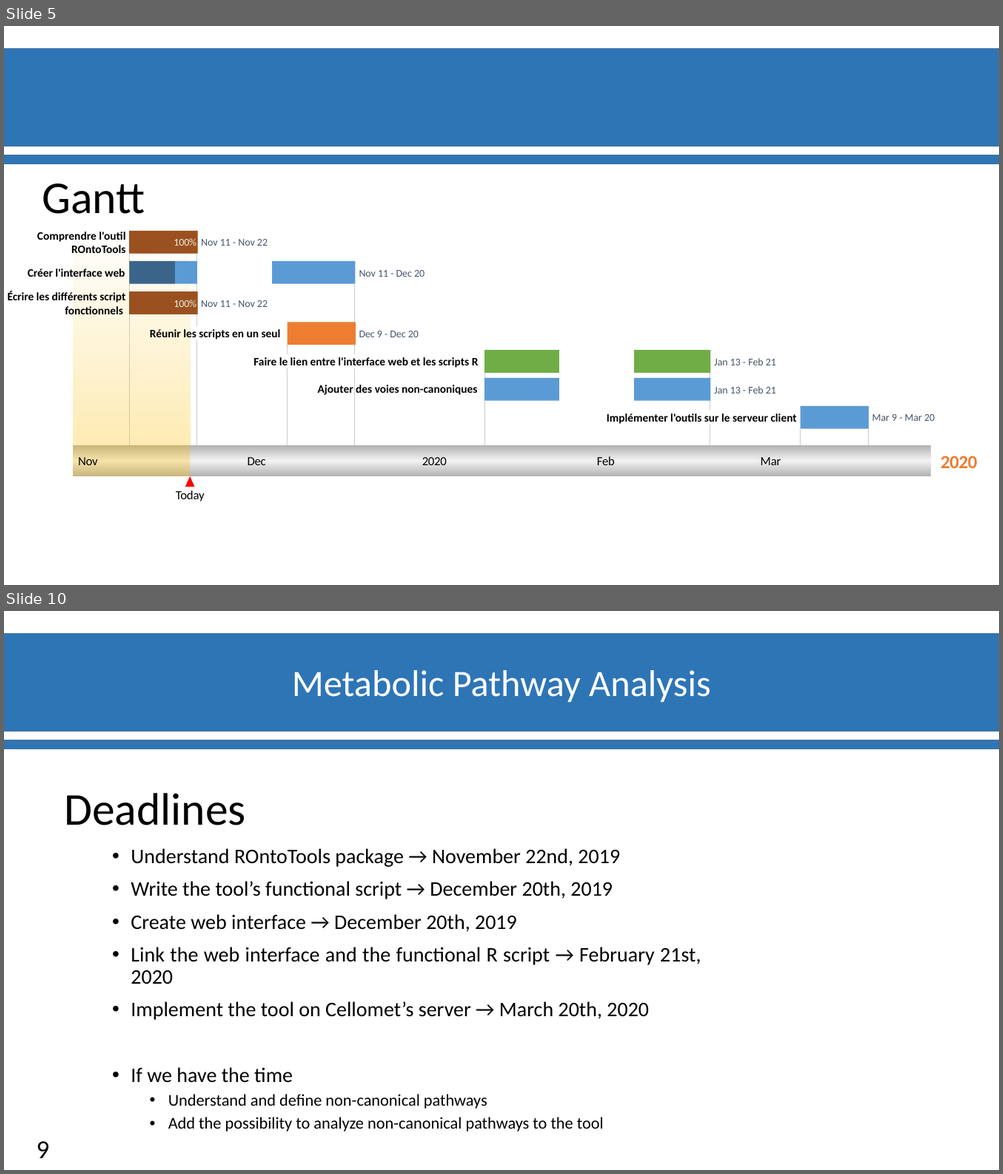
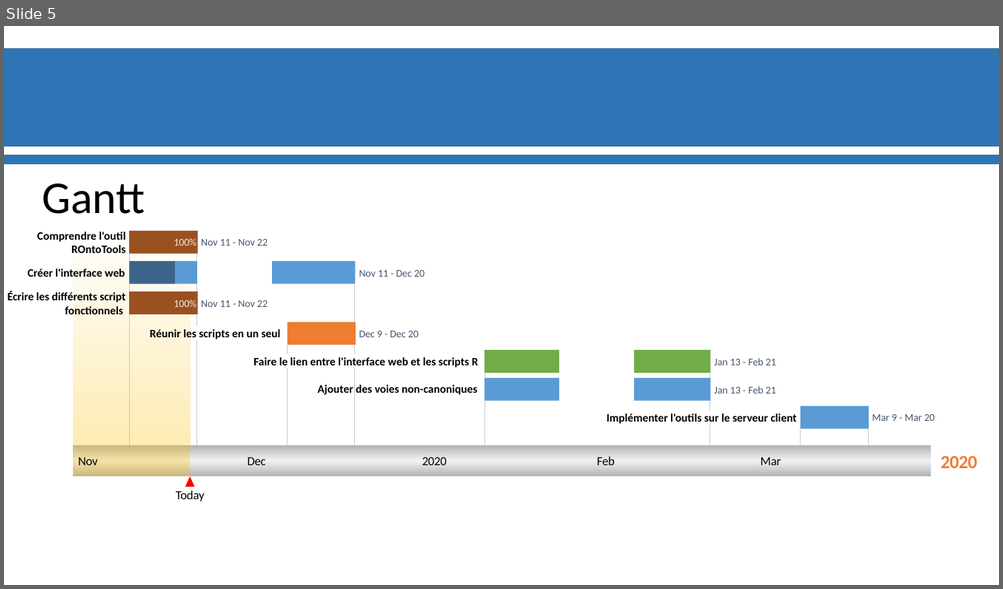
Before and after one commit to materrien/Projet-INSERM, a slide deck: Diapos_Suivit_projet.pptx. Shown one above the other, each under a label of ours: slides 5 and 10 before the commit, slide 5 after it; the slides between them are not shown. The pictures are 1003x1174 and 1003x589 pixels, drawn with LibreOffice and Linux fonts; fonts in the diff are those of the drawing; background and template pictures are left out. Boxes give left, top, right and bottom in pixels: in the first picture for what was removed or moved away, otherwise in the second. Text is boxed around its words. In the diff, an @@ line names an element or a change of style, - is before the commit and + after.

```diff
--- a/Diapos_Suivit_projet.pptx
+++ b/Diapos_Suivit_projet.pptx
@@ slide 10 removed at [4, 611, 999, 1170], background #FFFFFF; not listed: 2 template elements that a slide beside it also shows @@
@@ text removed at [292, 670, 711, 702] @@
-Metabolic Pathway Analysis
@@ text removed at [64, 793, 246, 826] @@
-Deadlines
@@ text removed at [131, 849, 700, 1132] @@
-• Understand ROntoTools package → November 22nd, 2019
-• Write the tool’s functional script → December 20th, 2019
-• Create web interface → December 20th, 2019
-• Link the web interface and the functional R script → February 21st, 2020
-• Implement the tool on Cellomet’s server → March 20th, 2020
-• If we have the time
-  • Understand and define non-canonical pathways
-  • Add the possibility to analyze non-canonical pathways to the tool
@@ page number removed at [37, 1142, 50, 1159] @@
-9
```
Also in this commit, not shown: 4 slides changed, 3 slides added, 2 other slides removed.
